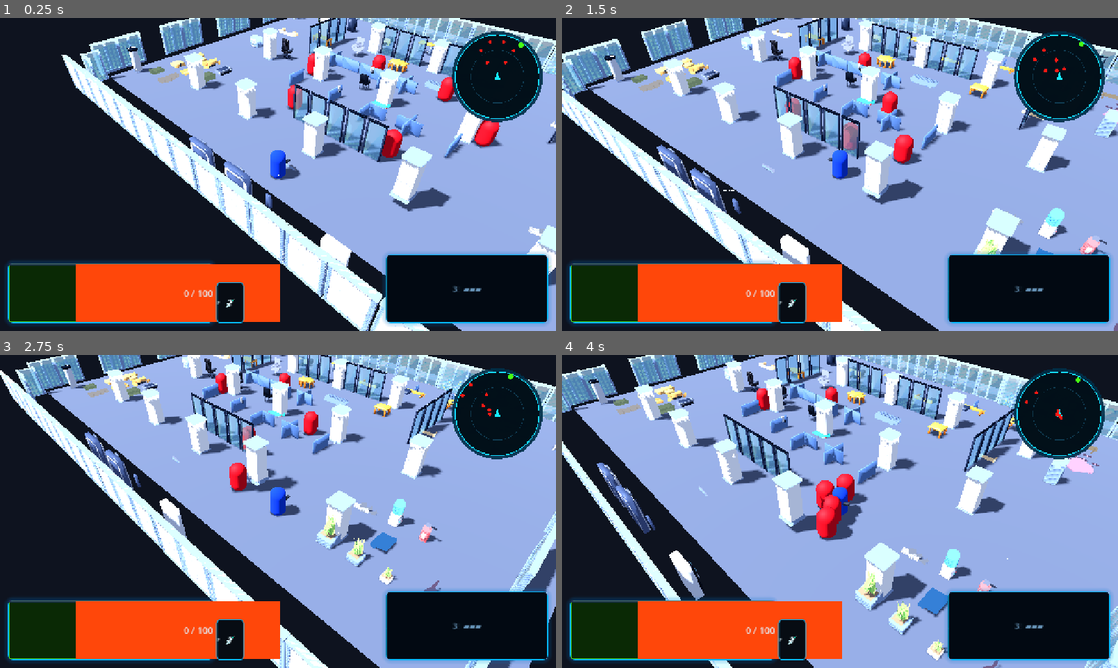
Above: before the commit, frames 1-4 (two rows, left to right).
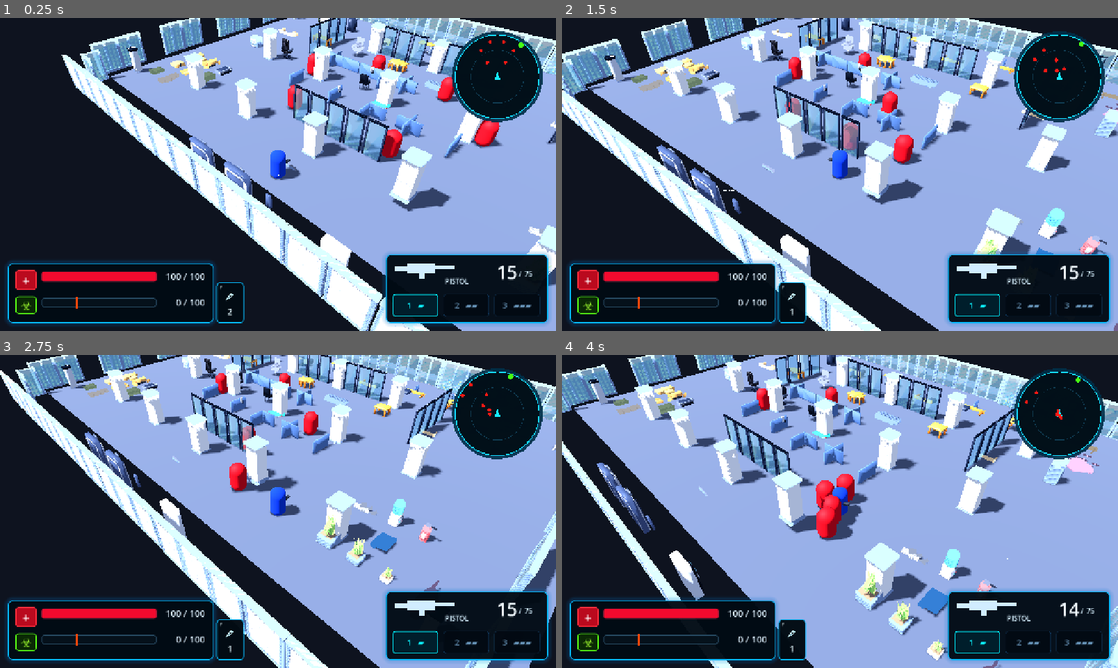
Above: after the commit, the same moments.

Repository: bageus/Infection-shooter
Game: Godot game, scene res://game/bootstrap/app/main.tscn
Same seed, same stepped clock (60 frames per second), same inputs: the game is played once before the commit and once after it.
Inputs (mouse positions are in pixels of both pictures, inside the frame that each line leads up to):
- Up to frame 1 (0.25 s): no input
- Up to frame 2 (1.5 s): move the mouse to (962, 158) at 0.52 s; hold D (move_right) 0.53-1.28 s; tap F (antidote) at 0.6 s; move the mouse to (728, 190) at 1.27 s; hold S (move_down) from 1.28 s (still down); tap Q (camera_left) at 1.35 s
- Up to frame 3 (2.75 s): move the mouse to (333, 442) at 2.02 s; release S (move_down) at 2.03 s; hold D (move_right) from 2.03 s (still down); tap E (camera_right) at 2.1 s
- Up to frame 4 (4 s): move the mouse to (812, 574) at 2.77 s; release D (move_right) at 2.78 s; hold W (move_up) 2.78-3.53 s; click (812, 574) at 2.85 s; move the mouse to (1006, 558) at 3.52 s; hold A (move_left) from 3.53 s (still down); tap Space (roll) at 3.6 s

The runs differ from the first frame. In frame 1, 9.5% of the frame differs, in the area x 1-99%, y 75-98%; in frame 2, 9.5%; in frame 3, 9.5%; in frame 4, 9.5%.

Commit message:
Fix HUD container layout overriding child geometry

Diff:
--- a/game/presentation/prototype_hud/public/prototype_hud.tscn
+++ b/game/presentation/prototype_hud/public/prototype_hud.tscn
@@ -107,7 +107,7 @@
 script = ExtResource("1")
 player_path = NodePath("../Gameplay/Player")
 
-[node name="HealthPanel" type="PanelContainer" parent="."]
+[node name="HealthPanel" type="Panel" parent="."]
 anchors_preset = 2
 anchor_top = 1.0
 anchor_bottom = 1.0
@@ -196,7 +196,7 @@
 horizontal_alignment = 2
 vertical_alignment = 1
 
-[node name="AntidotePanel" type="PanelContainer" parent="."]
+[node name="AntidotePanel" type="Panel" parent="."]
 anchors_preset = 2
 anchor_top = 1.0
 anchor_bottom = 1.0
@@ -237,7 +237,7 @@
 theme_override_font_sizes/font_size = 19
 horizontal_alignment = 1
 
-[node name="WeaponPanel" type="PanelContainer" parent="."]
+[node name="WeaponPanel" type="Panel" parent="."]
 anchors_preset = 3
 anchor_left = 1.0
 anchor_top = 1.0
